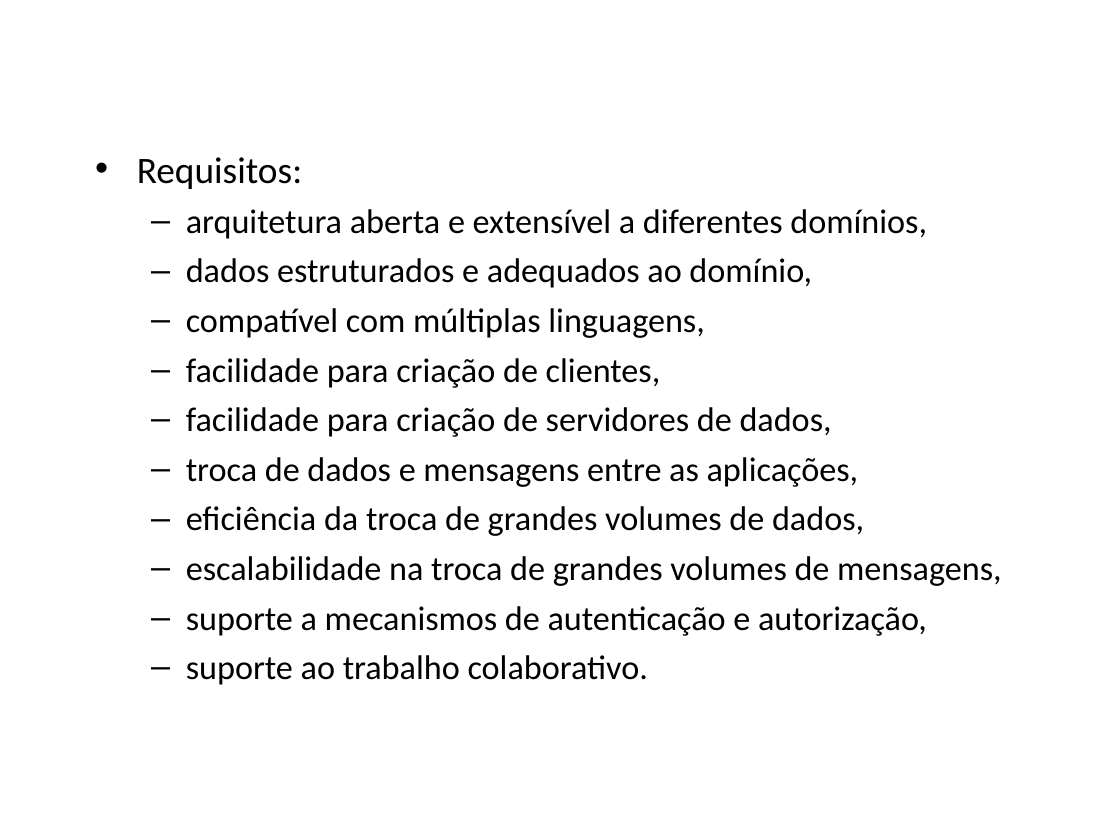
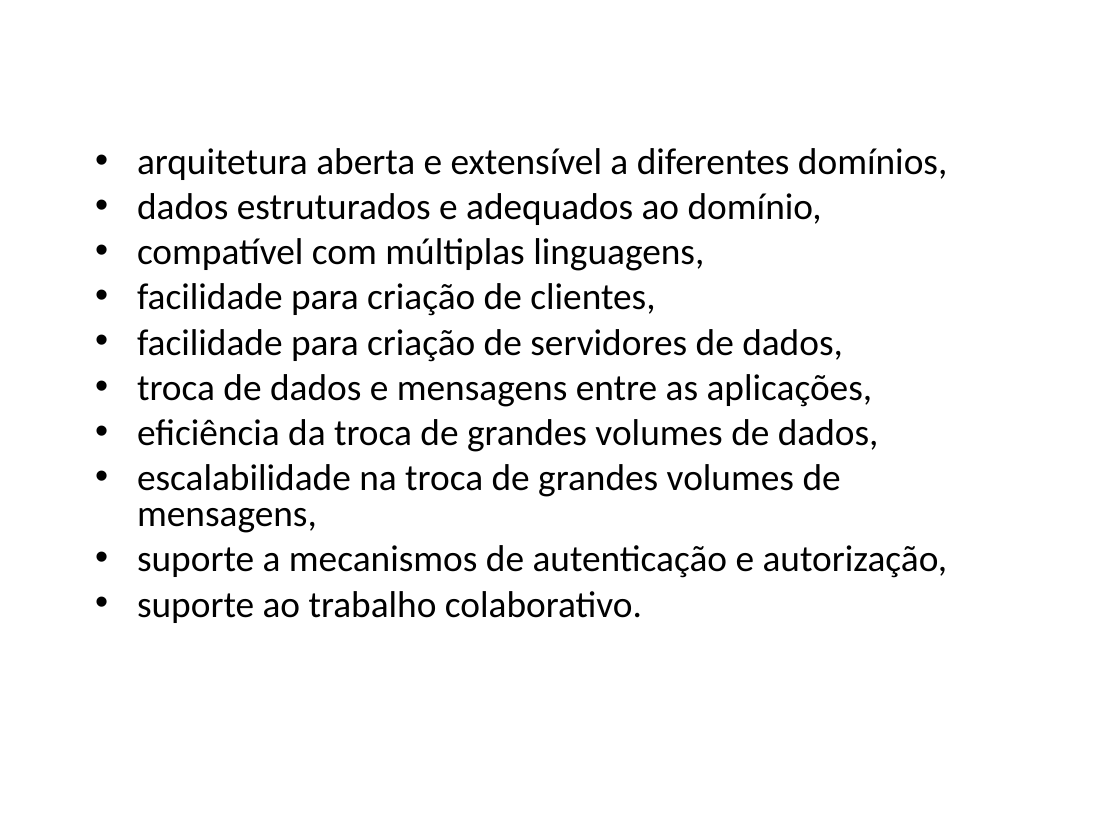
Before and after one commit to amadeubarbosa/openbus-core, a slide deck: slide 5 of docs/apresentacao/OpenBUS.ppt. Drawn at 1120x840 pixels with LibreOffice and Linux fonts; fonts in the diff are those of the drawing; background and template pictures are left out. Boxes give left, top, right and bottom in pixels: in the first picture for what was removed or moved away, otherwise in the second. Text is boxed around its words. In the diff, an @@ line names an element or a change of style, - is before the commit and + after.

Commit message:
# Arquivo corrigido com PowerPoint (OpenOffice gera problemas de fonts, figuras, etc no arquivo original gerado no MAC...)

```diff
--- a/docs/apresentacao/OpenBUS.ppt
+++ b/docs/apresentacao/OpenBUS.ppt
@@ text "arquitetura aberta e extensível a ..." at bbox=[137, 148, 948, 623]: size 22 to 24 pt; bullet – to •; list level 2 to 1 in "arquitetura aberta e extensível a ..."; line spacing 1 to 0.8; list level 2 to 1 in "dados estruturados e adequados ao ..."; list level 2 to 1 in "compatível com múltiplas linguagens,"; list level 2 to 1 in "facilidade para criação de clientes,"; list level 2 to 1 in "facilidade para criação de servidores ..."; list level 2 to 1 in "troca de dados e mensagens ..."; list level 2 to 1 in "eficiência da troca de grandes ..."; list level 2 to 1 in "escalabilidade na troca de grandes ..."; list level 2 to 1 in "suporte a mecanismos de autenticação ..."; list level 2 to 1 in "suporte ao trabalho colaborativo." @@
@@ text at bbox=[137, 157, 302, 189]: paragraph removed @@
-• Requisitos:
```
Also in this commit, not shown: 20 other slides changed, 1 slide added, 3 slides removed.
